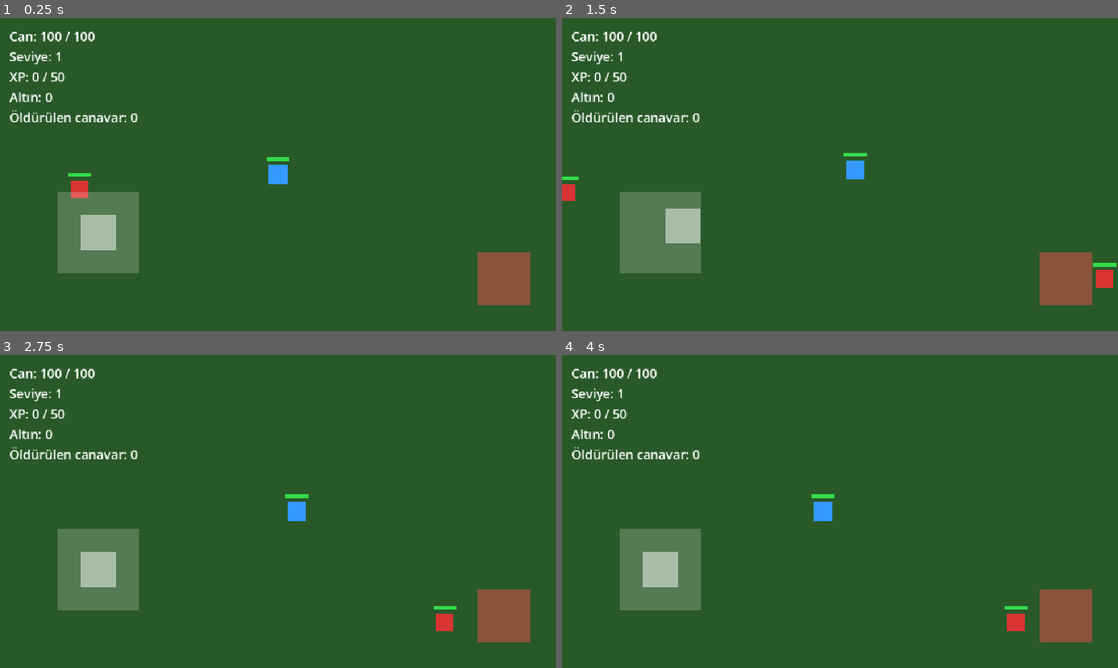
Above: before the commit, frames 1-4 (two rows, left to right).
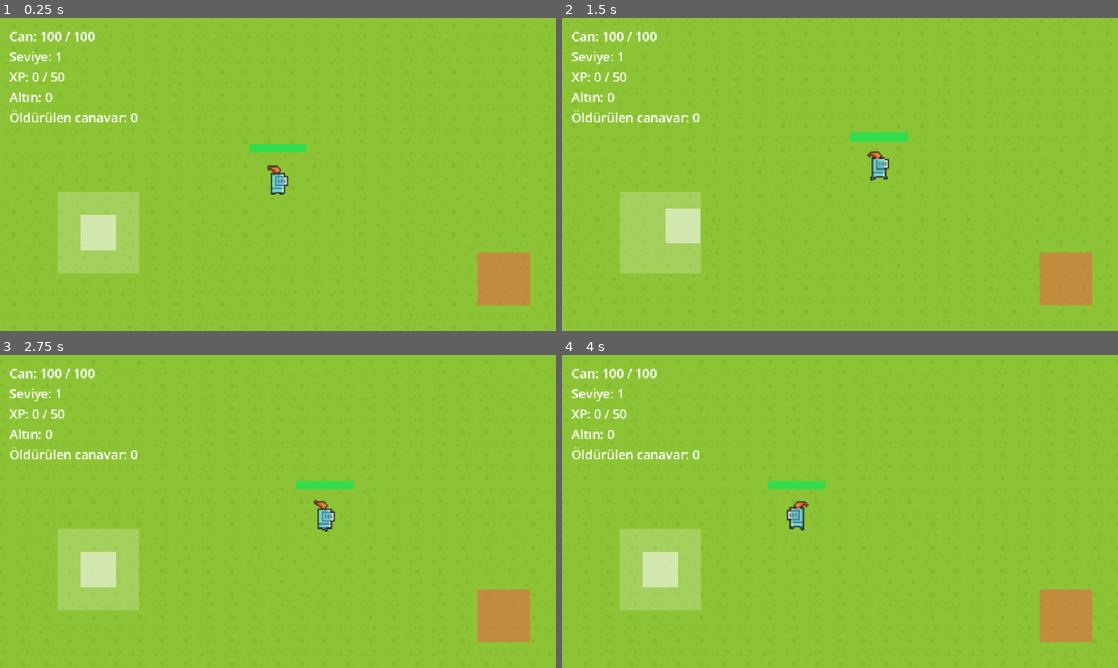
Above: after the commit, the same moments.

Repository: batv45/knight-lite
Game: Godot game, scene res://scenes/World.tscn
The game is run twice, just before and just after one commit, with the same random seed, the same clock (stepped at 60 frames per second) and the same inputs.
Inputs (mouse positions are in pixels of both pictures, inside the frame that each line leads up to):
- Up to frame 1 (0.25 s): no input
- Up to frame 2 (1.5 s): tap Enter (ui_accept) at 0.5, 0.77 s; move the mouse to (962, 158) at 0.52 s; hold Right (ui_right) 0.53-1.25 s; click (962, 158) at 0.67 s; drag from (728, 190) to (812, 237) at 1.27 s
- Up to frame 3 (2.75 s): move the mouse to (333, 442) at 2.02 s; hold Right (ui_right) from 2.03 s (still down); click (333, 442) at 2.17 s
- Up to frame 4 (4 s): release Right (ui_right) at 2.75 s; drag from (812, 574) to (673, 464) at 2.77 s; move the mouse to (1006, 558) at 3.52 s; hold Left (ui_left) from 3.53 s (still down); click (1006, 558) at 3.67 s; tap Enter (ui_accept) at 3.77 s

The runs differ from the first frame. In frame 1, 100% of the frame differs, in the area x 0-100%, y 0-100%; in frame 2, 100%; in frame 3, 100%; in frame 4, 100%.

Commit message:
Asset entegrasyonu: gercek sprite'lar ve tile'lar (0x72 DungeonTilesetII + Kenney Roguelike/RPG Pack)
- Player: sovalye (knight_m) AnimatedSprite2D, idle/run animasyon, yon flip
- Enemy: goblin AnimatedSprite2D, idle/run animasyon
- World: gercek cim tile'i ile TileMapLayer (ColorRect placeholder yerine)
- Camera zoom eklendi (2.5x, 16px tile'lar mobilde okunakli boyutta gorunsun)
- CREDITS.md: kullanilan/hazir bekleyen asset kaynaklari ve lisanslari
- Headless screenshot ile dogrulandi, hic hata yok

Diff:
--- a/app/scripts/enemy.gd
+++ b/app/scripts/enemy.gd
@@ -1,13 +1,13 @@
 extends CharacterBody2D
-## Faz 2: tek canavar tipi. Basit state machine: Idle -> oyuncuyu görünce Chase ->
-## menzile girince Attack -> HP 0 olunca Dead (kısa efekt + queue_free).
-## Görsel şimdilik düz renkli kare (placeholder).
+## Faz 2 + asset entegrasyonu: tek canavar tipi (goblin). Basit state machine:
+## Idle -> oyuncuyu görünce Chase -> menzile girince Attack -> HP 0 olunca Dead.
+## Görsel: 0x72'nin "DungeonTilesetII" paketinden goblin sprite'ları.
 
 signal died(xp_reward: int)
 
 enum State { IDLE, CHASE, ATTACK, DEAD }
 
-const BODY_SIZE := 30.0
+const BODY_SIZE := 16.0
 const MAX_HP := 40
 const SPEED := 90.0
 const DETECT_RANGE := 220.0
@@ -16,24 +16,24 @@
 const ATTACK_COOLDOWN := 1.0
 const XP_REWARD := 15 # Faz 3'te leveling sistemi bu değeri kullanacak
 
+const SPRITE_DIR := "res://assets/monsters/goblin/"
+
 var hp := MAX_HP
 var state: int = State.IDLE
 
 var _attack_ready := true
 var _player: Node2D
-var _visual: ColorRect
+var _visual: AnimatedSprite2D
 var _collision_shape: CollisionShape2D
 var _health_bar: HealthBar
 
 func _ready() -> void:
 	add_to_group("enemies")
 
-	_visual = ColorRect.new()
-	_visual.color = Color(0.85, 0.2, 0.2) # kırmızı kare = canavar
-	_visual.size = Vector2(BODY_SIZE, BODY_SIZE)
-	_visual.pivot_offset = _visual.size / 2.0
-	_visual.position = -_visual.size / 2.0
-	_visual.mouse_filter = Control.MOUSE_FILTER_IGNORE
+	_visual = AnimatedSprite2D.new()
+	_visual.sprite_frames = _build_sprite_frames()
+	_visual.animation = "idle"
+	_visual.play()
 	add_child(_visual)
 
 	_collision_shape = CollisionShape2D.new()
@@ -49,9 +49,28 @@
 
 	_player = get_tree().get_first_node_in_group("player")
 
+func _build_sprite_frames() -> SpriteFrames:
+	var frames := SpriteFrames.new()
+	frames.remove_animation("default")
+
+	frames.add_animation("idle")
+	frames.set_animation_speed("idle", 6.0)
+	frames.set_animation_loop("idle", true)
+	for i in 4:
+		frames.add_frame("idle", load(SPRITE_DIR + "goblin_idle_anim_f%d.png" % i))
+
+	frames.add_animation("run")
+	frames.set_animation_speed("run", 10.0)
+	frames.set_animation_loop("run", true)
+	for i in 4:
+		frames.add_frame("run", load(SPRITE_DIR + "goblin_run_anim_f%d.png" % i))
+
+	return frames
+
 func _physics_process(_delta: float) -> void:
 	if state == State.DEAD or _player == null or not is_instance_valid(_player) or _player.is_dead:
 		velocity = Vector2.ZERO
+		_update_animation()
 		return
 
 	var to_player: Vector2 = _player.global_position - global_position
@@ -70,6 +89,12 @@
 		velocity = Vector2.ZERO
 
 	move_and_slide()
+	_update_animation()
+
+func _update_animation() -> void:
+	_visual.animation = "run" if state == State.CHASE else "idle"
+	if abs(velocity.x) > 0.1:
+		_visual.flip_h = velocity.x < 0.0
 
 func _attack() -> void:
 	_attack_ready = false
@@ -88,8 +113,8 @@
 
 func _flash_hit() -> void:
 	var tw := create_tween()
-	tw.tween_property(_visual, "modulate", Color(1, 1, 1), 0.08)
-	tw.tween_property(_visual, "modulate", Color(0.85, 0.2, 0.2), 0.25)
+	tw.tween_property(_visual, "modulate", Color(1, 0.4, 0.4), 0.08)
+	tw.tween_property(_visual, "modulate", Color.WHITE, 0.25)
 
 func _die() -> void:
 	state = State.DEAD
--- a/app/scripts/player.gd
+++ b/app/scripts/player.gd
@@ -1,6 +1,6 @@
 extends CharacterBody2D
-## Faz 3: hareket + savaş + leveling. Görsel şimdilik düz renkli kare (placeholder) —
-## asset paketi seçilince bu kısım gerçek sprite/AnimatedSprite2D ile değişecek.
+## Faz 3 + asset entegrasyonu: hareket + savaş + leveling.
+## Görsel: 0x72'nin "DungeonTilesetII" paketinden şövalye (knight_m) sprite'ları.
 
 signal died
 signal health_changed(current: int, max_hp: int)
@@ -9,7 +9,7 @@
 signal gold_changed(amount: int)
 
 const SPEED := 180.0
-const BODY_SIZE := 32.0
+const BODY_SIZE := 16.0
 const BASE_MAX_HP := 100
 const BASE_ATTACK_DAMAGE := 20
 const HP_PER_LEVEL := 20
@@ -17,6 +17,8 @@
 const ATTACK_RANGE := 46.0
 const ATTACK_COOLDOWN := 0.4
 const RESPAWN_DELAY := 1.5
+
+const SPRITE_DIR := "res://assets/characters/knight/"
 
 var hp := BASE_MAX_HP
 var max_hp := BASE_MAX_HP
@@ -31,7 +33,7 @@
 var is_dead := false
 var spawn_point := Vector2.ZERO
 
-var _visual: ColorRect
+var _visual: AnimatedSprite2D
 var _collision_shape: CollisionShape2D
 var _health_bar: HealthBar
 
@@ -39,12 +41,10 @@
 	add_to_group("player")
 	spawn_point = position
 
-	_visual = ColorRect.new()
-	_visual.color = Color(0.2, 0.6, 1.0) # mavi kare = karakter
-	_visual.size = Vector2(BODY_SIZE, BODY_SIZE)
-	_visual.pivot_offset = _visual.size / 2.0
-	_visual.position = -_visual.size / 2.0
-	_visual.mouse_filter = Control.MOUSE_FILTER_IGNORE
+	_visual = AnimatedSprite2D.new()
+	_visual.sprite_frames = _build_sprite_frames()
+	_visual.animation = "idle"
+	_visual.play()
 	add_child(_visual)
 
 	_collision_shape = CollisionShape2D.new()
@@ -58,6 +58,24 @@
 	add_child(_health_bar)
 	_health_bar.update_ratio(1.0)
 
+func _build_sprite_frames() -> SpriteFrames:
+	var frames := SpriteFrames.new()
+	frames.remove_animation("default")
+
+	frames.add_animation("idle")
+	frames.set_animation_speed("idle", 6.0)
+	frames.set_animation_loop("idle", true)
+	for i in 4:
+		frames.add_frame("idle", load(SPRITE_DIR + "knight_m_idle_anim_f%d.png" % i))
+
+	frames.add_animation("run")
+	frames.set_animation_speed("run", 10.0)
+	frames.set_animation_loop("run", true)
+	for i in 4:
+		frames.add_frame("run", load(SPRITE_DIR + "knight_m_run_anim_f%d.png" % i))
+
+	return frames
+
 func _physics_process(_delta: float) -> void:
 	if is_dead:
 		velocity = Vector2.ZERO
@@ -69,8 +87,15 @@
 	velocity = dir * SPEED
 	move_and_slide()
 
+	_update_animation(dir)
+
 	if InputBridge.consume_attack_request():
 		_attack()
+
+func _update_animation(dir: Vector2) -> void:
+	_visual.animation = "run" if dir.length() > 0.1 else "idle"
+	if abs(dir.x) > 0.1:
+		_visual.flip_h = dir.x < 0.0
 
 func _attack() -> void:
 	if not can_attack or is_dead:
--- a/app/scripts/world.gd
+++ b/app/scripts/world.gd
@@ -32,14 +32,32 @@
 
 	_maybe_take_dev_screenshot()
 
+## Kenney "Roguelike/RPG Pack" spritesheet'i: 16x16 tile, tile'lar arası 1px boşluk.
+## Koordinatlar spritesheet'i inceleyip bulundu (bkz. app/assets/tiles/).
+const TILE_SIZE := 16
+const GRASS_COORD := Vector2i(5, 0)
+
 func _build_ground() -> void:
-	var ground := ColorRect.new()
-	ground.color = Color(0.16, 0.35, 0.16) # koyu yeşil = zemin (placeholder)
-	ground.size = WORLD_SIZE
-	ground.position = Vector2.ZERO
+	var tile_set := TileSet.new()
+	tile_set.tile_size = Vector2i(TILE_SIZE, TILE_SIZE)
+
+	var atlas := TileSetAtlasSource.new()
+	atlas.texture = load("res://assets/tiles/roguelike_sheet.png")
+	atlas.texture_region_size = Vector2i(TILE_SIZE, TILE_SIZE)
+	atlas.separation = Vector2i(1, 1)
+	atlas.create_tile(GRASS_COORD)
+	var source_id := tile_set.add_source(atlas)
+
+	var ground := TileMapLayer.new()
+	ground.tile_set = tile_set
 	ground.z_index = -10
-	ground.mouse_filter = Control.MOUSE_FILTER_IGNORE
 	add_child(ground)
+
+	var tiles_x := int(WORLD_SIZE.x / TILE_SIZE)
+	var tiles_y := int(WORLD_SIZE.y / TILE_SIZE)
+	for y in tiles_y:
+		for x in tiles_x:
+			ground.set_cell(Vector2i(x, y), source_id, GRASS_COORD)
 
 func _spawn_player() -> CharacterBody2D:
 	var player: CharacterBody2D = load("res://scenes/Player.tscn").instantiate()
@@ -49,6 +67,7 @@
 
 func _attach_camera(target: Node2D) -> void:
 	var cam := Camera2D.new()
+	cam.zoom = Vector2(2.5, 2.5) # 16px tile'lar/sprite'lar mobilde okunaklı büyüklükte görünsün (Godot'ta yüksek zoom = yakınlaşma)
 	cam.limit_left = 0
 	cam.limit_top = 0
 	cam.limit_right = int(WORLD_SIZE.x)
Binary file added: app/assets/characters/knight/knight_m_hit_anim_f0.png
Binary file added: app/assets/characters/knight/knight_m_idle_anim_f0.png
Binary file added: app/assets/characters/knight/knight_m_idle_anim_f1.png
Binary file added: app/assets/characters/knight/knight_m_idle_anim_f2.png
Binary file added: app/assets/characters/knight/knight_m_idle_anim_f3.png
Binary file added: app/assets/characters/knight/knight_m_run_anim_f0.png
Binary file added: app/assets/characters/knight/knight_m_run_anim_f1.png
Binary file added: app/assets/characters/knight/knight_m_run_anim_f2.png
Binary file added: app/assets/characters/knight/knight_m_run_anim_f3.png
Binary file added: app/assets/monsters/goblin/goblin_idle_anim_f0.png
Binary file added: app/assets/monsters/goblin/goblin_idle_anim_f1.png
Binary file added: app/assets/monsters/goblin/goblin_idle_anim_f2.png
(and 13 more such lines)
